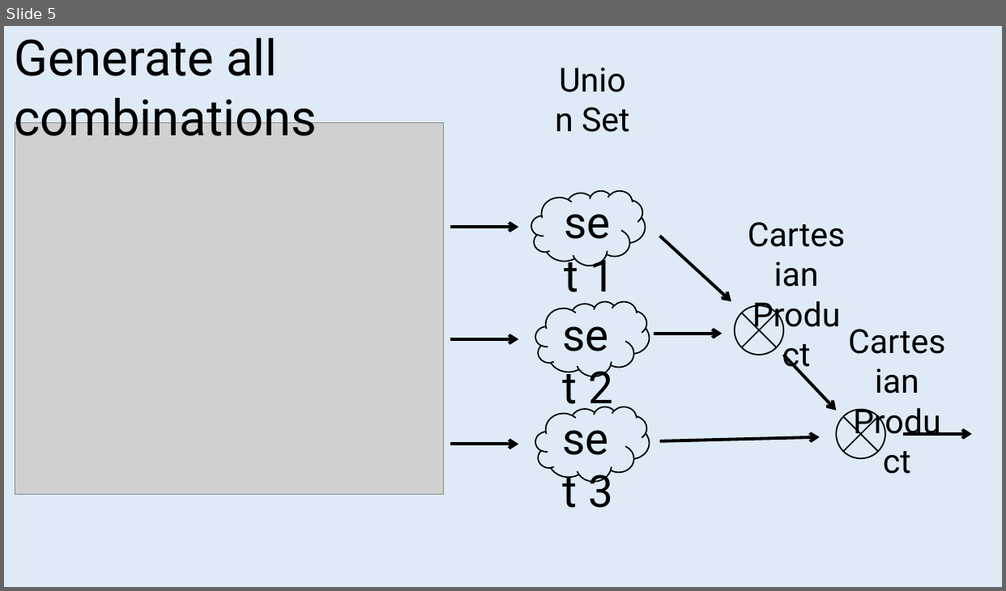
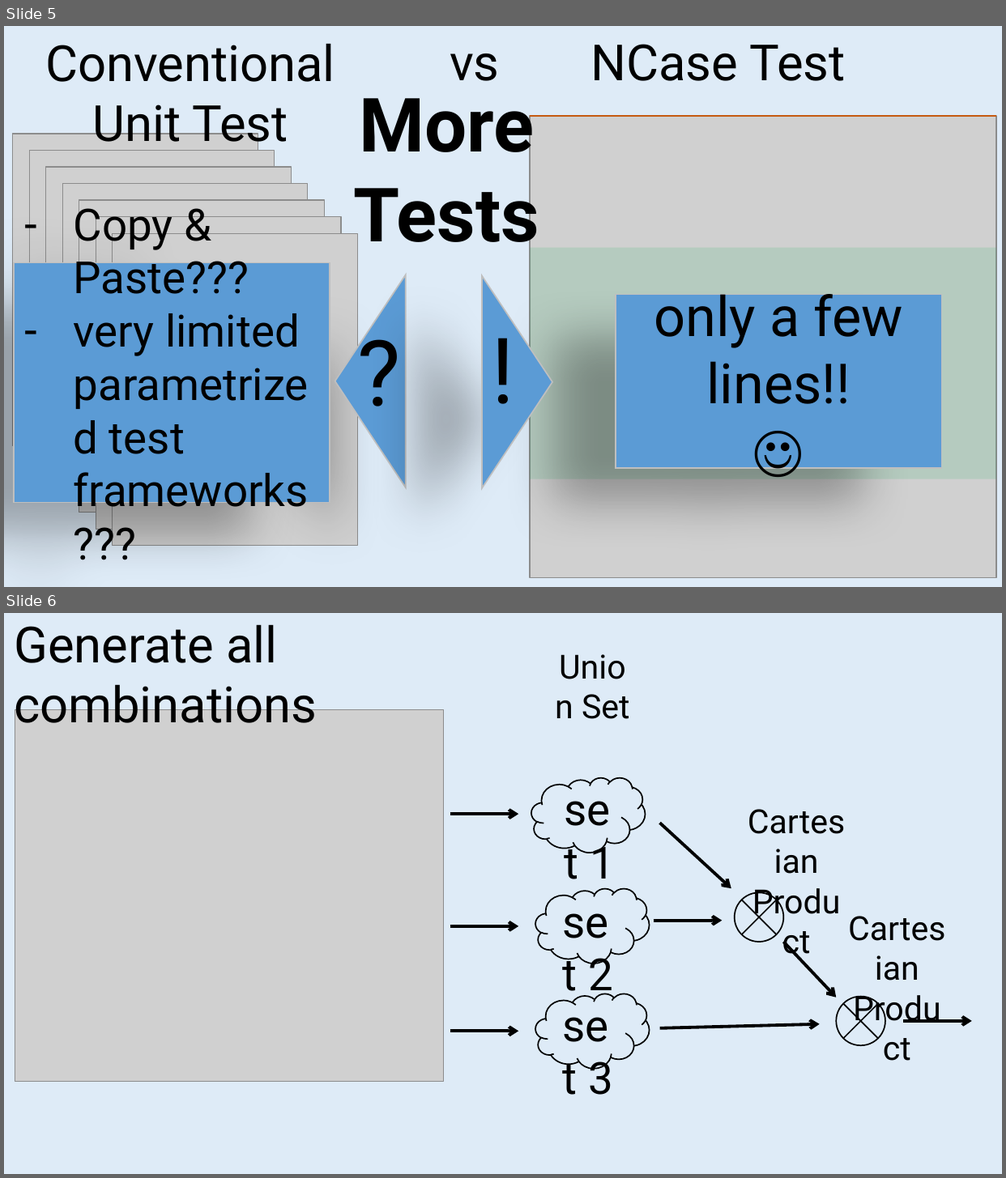
Before and after one commit to jeromerg/NCase, a slide deck: src/NCase.Doc/intern/ReadmeCaroussel.pptx. Shown one above the other, each under a label of ours: slide 5 before the commit, slides 5 and 6 after it. The pictures are 1006x591 and 1006x1178 pixels, drawn with LibreOffice and Linux fonts; fonts in the diff are those of the drawing; grey boxes stand for pictures. Boxes give left, top, right and bottom in pixels: in the first picture for what was removed or moved away, otherwise in the second. Text is boxed around its words. In the diff, an @@ line names an element or a change of style, - is before the commit and + after.

```diff
--- a/src/NCase.Doc/intern/ReadmeCaroussel.pptx
+++ b/src/NCase.Doc/intern/ReadmeCaroussel.pptx
@@ slide 5 added at [4, 26, 1002, 587], background #DEEBF7 @@
@@ text added at [45, 43, 335, 153], 36 pt, text #000000 @@
+Conventional Unit Test
@@ text added at [590, 44, 845, 81], 36 pt, text #000000 @@
+NCase Test
@@ text added at [450, 54, 500, 81], 36 pt, text #000000 @@
+vs.
@@ text added at [354, 98, 539, 259], 54 pt, text #000000, bold @@
+More
+Tests
@@ picture added at [530, 116, 996, 578] @@
@@ line added from (530, 116) to (996, 116), #C55A11 1.5 pt @@
@@ picture added at [13, 134, 258, 446] @@
@@ picture added at [29, 151, 275, 463] @@
@@ picture added at [46, 167, 292, 479] @@
@@ picture added at [63, 184, 309, 496] @@
@@ picture added at [79, 201, 324, 513] @@
@@ picture added at [96, 216, 341, 529] @@
@@ picture added at [113, 233, 358, 546] @@
@@ rectangle added at [14, 263, 330, 502], fill #5B9BD5, outline #BFBFBF 1 pt, 32 pt, text #000000 @@
+– Copy & Paste???
+– very limited parametrized test frameworks???
@@ rectangle added at [530, 248, 996, 479], fill #00B050 at 13% opacity @@
@@ triangle added at [334, 275, 405, 488], fill #5B9BD5, outline #BFBFBF 1 pt @@
@@ triangle added at [482, 276, 553, 489], fill #5B9BD5, outline #BFBFBF 1 pt @@
@@ text added at [339, 310, 421, 431], 66 pt, text #000000 @@
+?
@@ text added at [462, 307, 545, 428], 66 pt, text #000000 @@
+!
@@ rectangle added at [616, 294, 942, 468], fill #5B9BD5, outline #BFBFBF 1 pt, 40 pt, text #000000 @@
+only a few lines!!
+☺
@@ what was slide 5 is now slide 6 @@
```
Also in this commit, not shown: 1 slide changed, 1 other file.
